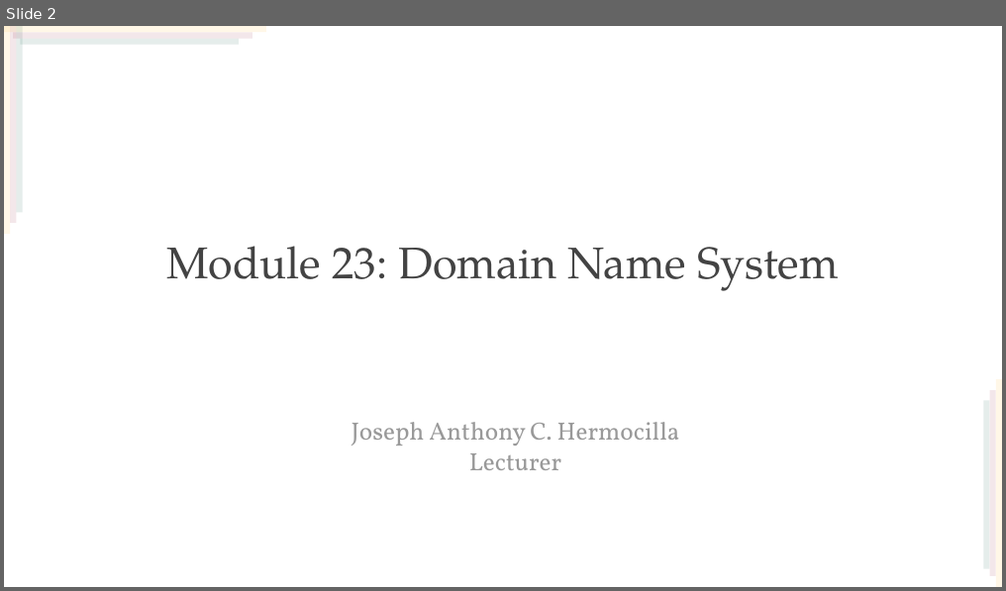
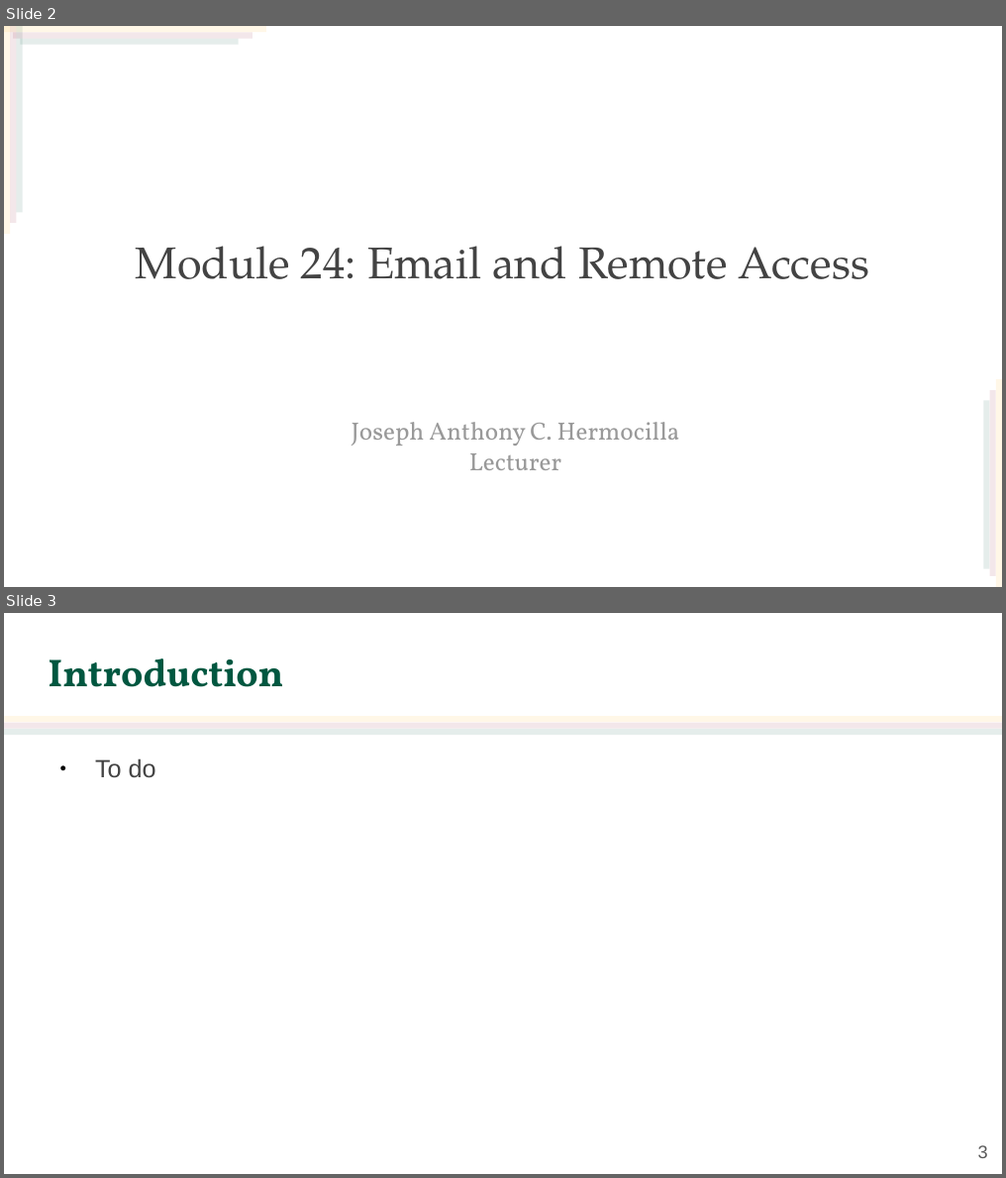
Before and after one commit to jachermocilla/extra-course-materials, a slide deck: cmsc137/slides-rsm/CMSC 137 - 24 - Email and Remote Access.odp. Shown one above the other, each under a label of ours: slide 2 before the commit, slides 2 and 3 after it. The pictures are 1006x591 and 1006x1178 pixels, drawn with LibreOffice and Linux fonts; fonts in the diff are those of the drawing; background and template pictures are left out. Boxes give left, top, right and bottom in pixels: in the first picture for what was removed or moved away, otherwise in the second. Text is boxed around its words. In the diff, an @@ line names an element or a change of style, - is before the commit and + after.

```diff
--- a/cmsc137/slides-rsm/CMSC 137 - 24 - Email and Remote Access.odp
+++ b/cmsc137/slides-rsm/CMSC 137 - 24 - Email and Remote Access.odp
@@ slide 3 added at [4, 613, 1002, 1174], background #FFFFFF @@
@@ title added at [48, 659, 283, 687], 28 pt, text #005740, bold @@
+Introduction
@@ rectangle added at [4, 723, 1002, 729], fill #8E1537 at 10% opacity @@
@@ rectangle added at [4, 729, 1002, 735], fill #005740 at 10% opacity @@
@@ rectangle added at [4, 717, 1002, 723], fill #FFB81D at 10% opacity @@
@@ text added at [95, 759, 156, 778], 18 pt, text #434343 @@
+● To do
@@ page number added at [978, 1146, 988, 1158], 13 pt, text #595959 @@
+3
@@ slide 2 changed as well @@
@@ title at [136, 246, 870, 279]: text changed @@
-Module 23: Domain Name System
+Module 24: Email and Remote Access
```
Also in this commit, not shown: 1 other slide changed, 33 slides removed, 2 other files.
